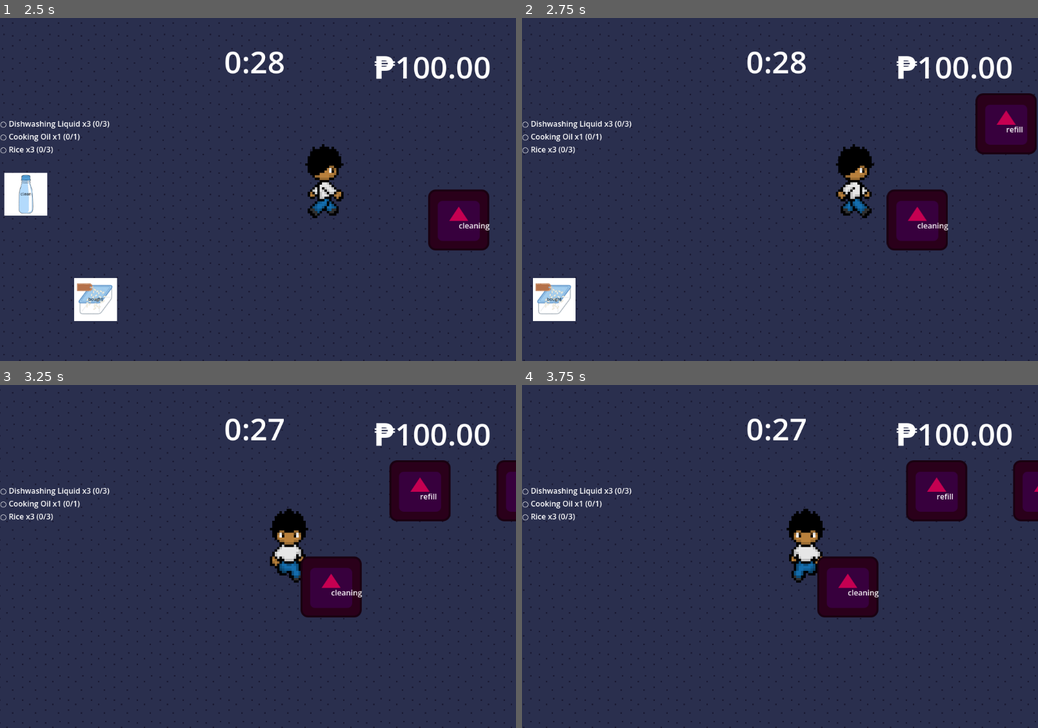
Above: before the commit, frames 1-4 (two rows, left to right).
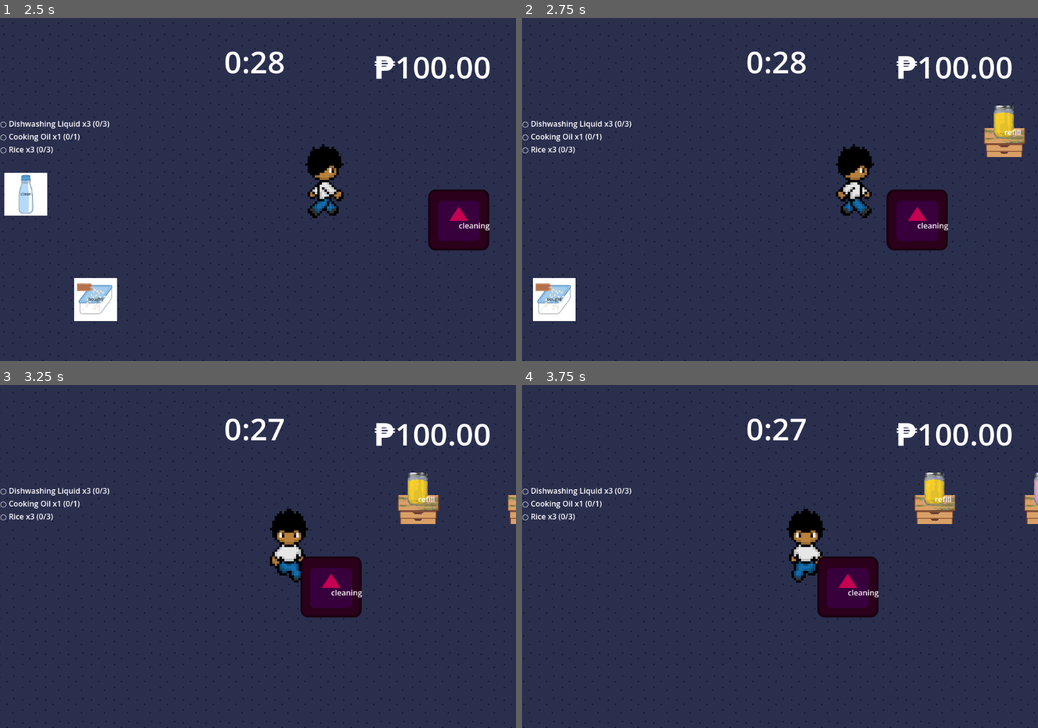
Above: after the commit, the same moments.

Repository: thisotherguyalso/KAILOG-Game
Game: Godot game, scene res://main.tscn
The game is run twice, just before and just after one commit, with the same random seed, the same clock (stepped at 60 frames per second) and the same inputs. The engine's default icon, where the game draws it, is replaced by a stand-in: a white triangle on a blue panel in a dark square.
Inputs (mouse positions are in pixels of both pictures, inside the frame that each line leads up to):
- Up to frame 1 (2.5 s): drag from (134, 330) to (72, 192) at 0.52 s; drag from (196, 330) to (72, 192) at 1.27 s; move the mouse to (258, 330) at 2.02 s; hold Right (ui_right) from 2.03 s (still down); hold Shift (sprint) from 2.03 s (still down); click (258, 330) at 2.17 s
- Up to frame 2 (2.75 s): keep holding Right (ui_right); keep holding Shift (sprint)
- Up to frame 3 (3.25 s): release Right (ui_right) at 2.75 s; release Shift (sprint) at 2.75 s; drag from (319, 697) to (397, 587) at 2.77 s
- Up to frame 4 (3.75 s): drag from (903, 697) to (805, 556) at 3.52 s

Frame 1 is identical in both runs. In frame 2, 2.1% of the frame differs, in the area x 87-100%, y 21-41%; in frame 3, 2.8%; in frame 4, 3.0%, in the area x 74-100%, y 21-41%.

Commit message:
Made sprites for the different refill stations

Diff:
--- /dev/null
+++ b/kailog-demo/Stations/cooking_oil_refill_station.tscn
@@ -0,0 +1,30 @@
+[gd_scene format=3 uid="uid://bn1p700ob65g0"]
+
+[ext_resource type="PackedScene" uid="uid://xtlr2ado4iyg" path="res://Stations/station.tscn" id="1_0a2gd"]
+[ext_resource type="Script" uid="uid://b0p6moybyptcp" path="res://Stations/refill_station.gd" id="2_g0qco"]
+[ext_resource type="Texture2D" uid="uid://deaje4owycv21" path="res://Sprite/Stations/cooking_oil.png" id="3_0a2gd"]
+
+[node name="RefillStation" unique_id=1300298490 instance=ExtResource("1_0a2gd")]
+script = ExtResource("2_g0qco")
+fill_contents = ""
+required_container_name = ""
+refill_duration = 2.0
+refill_price = 5.0
+
+[node name="CollisionShape2D" parent="." index="0" unique_id=1778666264]
+visible = false
+
+[node name="Sprite2D" parent="." index="1" unique_id=760885286]
+modulate = Color(1, 1, 1, 1)
+texture = ExtResource("3_0a2gd")
+
+[node name="Label" type="Label" parent="." index="2" unique_id=1265903786]
+offset_right = 40.0
+offset_bottom = 23.0
+text = "refill"
+
+[node name="StationWall" parent="." index="3" unique_id=148367841]
+visible = false
+
+[node name="CollisionShape2D" parent="StationWall" index="0" unique_id=1054573748]
+visible = false
--- /dev/null
+++ b/kailog-demo/Stations/dishwashing_refill_station.tscn
@@ -0,0 +1,30 @@
+[gd_scene format=3 uid="uid://bqufhkblcliu3"]
+
+[ext_resource type="PackedScene" uid="uid://xtlr2ado4iyg" path="res://Stations/station.tscn" id="1_urh61"]
+[ext_resource type="Script" uid="uid://b0p6moybyptcp" path="res://Stations/refill_station.gd" id="2_q5n7t"]
+[ext_resource type="Texture2D" uid="uid://cr0kyt4rjlgcq" path="res://Sprite/Stations/dishwashing.png" id="3_ngmce"]
+
+[node name="RefillStation" unique_id=1300298490 instance=ExtResource("1_urh61")]
+script = ExtResource("2_q5n7t")
+fill_contents = ""
+required_container_name = ""
+refill_duration = 2.0
+refill_price = 5.0
+
+[node name="CollisionShape2D" parent="." index="0" unique_id=1778666264]
+visible = false
+
+[node name="Sprite2D" parent="." index="1" unique_id=760885286]
+modulate = Color(1, 1, 1, 1)
+texture = ExtResource("3_ngmce")
+
+[node name="Label" type="Label" parent="." index="2" unique_id=1265903786]
+offset_right = 40.0
+offset_bottom = 23.0
+text = "refill"
+
+[node name="StationWall" parent="." index="3" unique_id=148367841]
+visible = false
+
+[node name="CollisionShape2D" parent="StationWall" index="0" unique_id=1054573748]
+visible = false
--- /dev/null
+++ b/kailog-demo/Stations/rice_refill_station.tscn
@@ -0,0 +1,30 @@
+[gd_scene format=3 uid="uid://b5frldotgiuql"]
+
+[ext_resource type="PackedScene" uid="uid://xtlr2ado4iyg" path="res://Stations/station.tscn" id="1_chlia"]
+[ext_resource type="Script" uid="uid://b0p6moybyptcp" path="res://Stations/refill_station.gd" id="2_jup2v"]
+[ext_resource type="Texture2D" uid="uid://dpjnhq22hae3e" path="res://Sprite/Stations/rice.png" id="3_ltlip"]
+
+[node name="RefillStation" unique_id=1300298490 instance=ExtResource("1_chlia")]
+script = ExtResource("2_jup2v")
+fill_contents = ""
+required_container_name = ""
+refill_duration = 2.0
+refill_price = 5.0
+
+[node name="CollisionShape2D" parent="." index="0" unique_id=1778666264]
+visible = false
+
+[node name="Sprite2D" parent="." index="1" unique_id=760885286]
+modulate = Color(1, 1, 1, 1)
+texture = ExtResource("3_ltlip")
+
+[node name="Label" type="Label" parent="." index="2" unique_id=1265903786]
+offset_right = 40.0
+offset_bottom = 23.0
+text = "refill"
+
+[node name="StationWall" parent="." index="3" unique_id=148367841]
+visible = false
+
+[node name="CollisionShape2D" parent="StationWall" index="0" unique_id=1054573748]
+visible = false
--- a/kailog-demo/Stations/trash_station.tscn
+++ b/kailog-demo/Stations/trash_station.tscn
@@ -2,9 +2,14 @@
 
 [ext_resource type="PackedScene" uid="uid://xtlr2ado4iyg" path="res://Stations/station.tscn" id="1_snipu"]
 [ext_resource type="Script" uid="uid://wqgq3ty3bsj" path="res://Stations/trash_station.gd" id="2_8s2b4"]
+[ext_resource type="Texture2D" uid="uid://md6xap8fddsn" path="res://Sprite/Stations/trashcan.png" id="3_8s2b4"]
 
 [node name="TrashStation" unique_id=1300298490 instance=ExtResource("1_snipu")]
 script = ExtResource("2_8s2b4")
+
+[node name="Sprite2D" parent="." index="1" unique_id=760885286]
+modulate = Color(1, 1, 1, 1)
+texture = ExtResource("3_8s2b4")
 
 [node name="Label" type="Label" parent="." index="2" unique_id=1136245917]
 offset_right = 40.0
--- a/kailog-demo/main.tscn
+++ b/kailog-demo/main.tscn
@@ -6,7 +6,6 @@
 [ext_resource type="PackedScene" uid="uid://688p861i1tfi" path="res://Stations/cleaning_station.tscn" id="4_272bh"]
 [ext_resource type="Texture2D" uid="uid://cvlevy7h0pa3c" path="res://Sprite/Bottle/bottle_bought.png" id="4_dg77c"]
 [ext_resource type="Script" uid="uid://cq05cnjdmwdea" path="res://Items/item_container.gd" id="5_4c57u"]
-[ext_resource type="PackedScene" uid="uid://c2ojepxwqsf0i" path="res://Stations/refill_station.tscn" id="5_5vw27"]
 [ext_resource type="Texture2D" uid="uid://g15cojoxw1lh" path="res://Sprite/Bottle/bottle_clean.png" id="5_ycdy4"]
 [ext_resource type="PackedScene" uid="uid://b378nrs2qcsni" path="res://Stations/shop_station.tscn" id="6_kek77"]
 [ext_resource type="Texture2D" uid="uid://dvb76mf62aqm2" path="res://Sprite/Bottle/bottle_dirty.png" id="6_w48qg"]
@@ -24,6 +23,9 @@
 [ext_resource type="Script" uid="uid://bbd5cpak4rhr6" path="res://Misc/grocery_list_ui.gd" id="16_2cqfq"]
 [ext_resource type="Script" uid="uid://b6msaa8uum8ft" path="res://Misc/evaluation_screen.gd" id="16_yaehf"]
 [ext_resource type="Script" uid="uid://bsdbajlhhfbja" path="res://Misc/timer_label.gd" id="18_074og"]
+[ext_resource type="PackedScene" uid="uid://bn1p700ob65g0" path="res://Stations/cooking_oil_refill_station.tscn" id="20_0odxb"]
+[ext_resource type="PackedScene" uid="uid://b5frldotgiuql" path="res://Stations/rice_refill_station.tscn" id="20_lswn8"]
+[ext_resource type="PackedScene" uid="uid://bqufhkblcliu3" path="res://Stations/dishwashing_refill_station.tscn" id="21_a6jrf"]
 
 [sub_resource type="TileSetAtlasSource" id="TileSetAtlasSource_1u8w0"]
 texture = ExtResource("1_ycdy4")
@@ -255,22 +257,14 @@
 [node name="CleaningStation" parent="." unique_id=1300298490 instance=ExtResource("4_272bh")]
 position = Vector2(512, 64)
 
-[node name="CORefillStation" parent="." unique_id=39202334 instance=ExtResource("5_5vw27")]
-position = Vector2(698, -138)
-fill_contents = "Cooking Oil"
-required_container_name = "Bottle"
-
-[node name="DLRefillStation" parent="." unique_id=1737180864 instance=ExtResource("5_5vw27")]
-z_index = 1
-position = Vector2(922, -138)
-fill_contents = "Dishwashing Liquid"
-required_container_name = "Bottle"
-
-[node name="RRefillStation" parent="." unique_id=381054757 instance=ExtResource("5_5vw27")]
-z_index = 1
-position = Vector2(1139, -138)
-fill_contents = "Rice"
-required_container_name = "Tupperware"
+[node name="CORefillStation2" parent="." unique_id=1110586413 instance=ExtResource("20_0odxb")]
+position = Vector2(694, -132)
+
+[node name="RRefillStation" parent="." unique_id=963377621 instance=ExtResource("20_lswn8")]
+position = Vector2(1134, -132)
+
+[node name="DLRefillStation3" parent="." unique_id=1055301813 instance=ExtResource("21_a6jrf")]
+position = Vector2(924, -132)
 
 [node name="ShopStation" parent="." unique_id=1971240148 instance=ExtResource("6_kek77")]
 position = Vector2(1022, 64)
Binary file added: kailog-demo/Sprite/Stations/cooking_oil.png
Not shown, added: kailog-demo/Sprite/Stations/cooking_oil.png.import
Binary file added: kailog-demo/Sprite/Stations/dishwashing.png
Not shown, added: kailog-demo/Sprite/Stations/dishwashing.png.import
Binary file added: kailog-demo/Sprite/Stations/rice.png
Not shown, added: kailog-demo/Sprite/Stations/rice.png.import
Binary file added: kailog-demo/Sprite/Stations/trashcan.png
Not shown, added: kailog-demo/Sprite/Stations/trashcan.png.import
